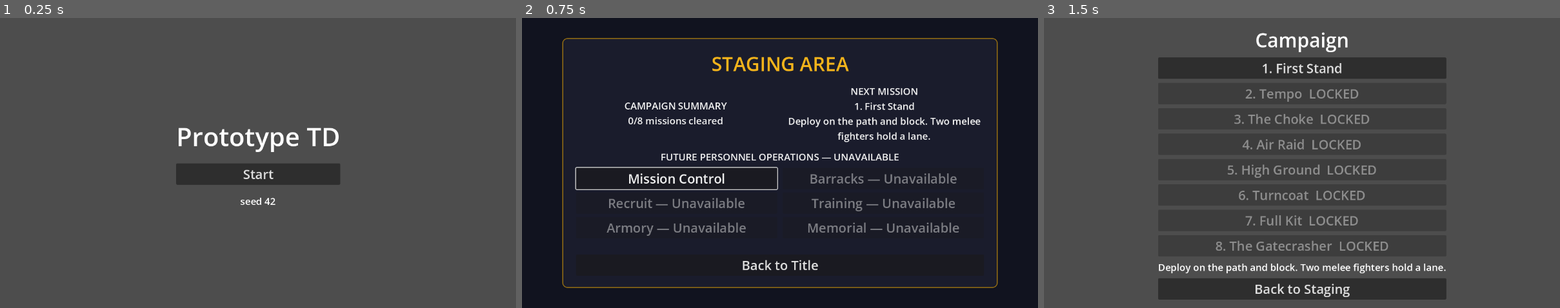
Above: before the commit, frames 1-3 (left to right).
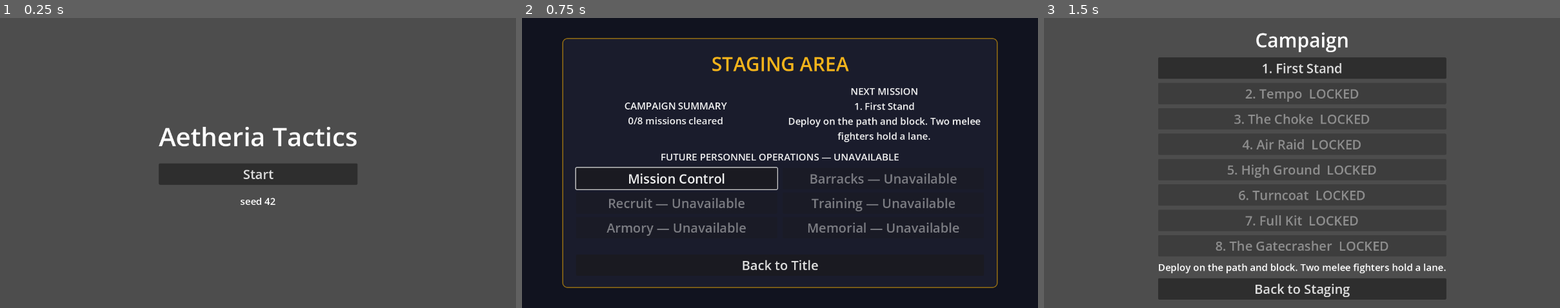
Above: after the commit, the same moments.

Repository: junnyboi/proto-td
Game: Godot game, scene res://scenes/title.tscn
Two runs of this game, one before a commit and one after it. Both use one fixed random seed, a clock stepped at 60 frames per second and the inputs below.
Inputs:
- Up to frame 1 (0.25 s): no input
- Up to frame 2 (0.75 s): click "Start" at 0.5 s
- Up to frame 3 (1.5 s): click "Mission Control" at 1.25 s

The runs differ from the first frame. In frame 1, 1.7% of the frame differs, in the area x 30-70%, y 37-58%; in frame 2, nothing differs; in frame 3, nothing differs.

Commit message:
AGENT 2 - Rename game to Aetheria Tactics

Diff:
--- /dev/null
+++ b/autoloads/i18n.gd
@@ -0,0 +1,66 @@
+extends Node
+
+## TD-012 presentation-only localization seam. Locale and catalog data never enter
+## simulation, save, hash, replay, or telemetry state.
+
+signal locale_changed(locale_id: StringName)
+
+const DEFAULT_LOCALE := &"en-US"
+const CATALOG_PATH := "res://localization/en-US.json"
+
+var _locale := DEFAULT_LOCALE
+var _entries: Dictionary = {}
+
+
+func _ready() -> void:
+	var loaded := reload_catalog()
+	assert(loaded, "Aetheria Tactics en-US catalog must load")
+	TranslationServer.set_locale(String(DEFAULT_LOCALE))
+	DisplayServer.window_set_title(t(&"ui.game_title", "Aetheria Tactics"))
+
+
+func t(key: StringName, fallback: String) -> String:
+	var value: Variant = _entries.get(String(key), fallback)
+	if value is String and not String(value).is_empty():
+		return String(value)
+	return fallback
+
+
+func locale() -> StringName:
+	return _locale
+
+
+func supported_locales() -> PackedStringArray:
+	return PackedStringArray([String(DEFAULT_LOCALE)])
+
+
+func set_locale(locale_id: StringName) -> bool:
+	if locale_id != DEFAULT_LOCALE:
+		return false
+	if _locale == locale_id:
+		return true
+	_locale = locale_id
+	TranslationServer.set_locale(String(locale_id))
+	locale_changed.emit(locale_id)
+	return true
+
+
+func reload_catalog() -> bool:
+	var file := FileAccess.open(CATALOG_PATH, FileAccess.READ)
+	if file == null:
+		_entries = {}
+		return false
+	var parsed: Variant = JSON.parse_string(file.get_as_text())
+	if not parsed is Dictionary:
+		_entries = {}
+		return false
+	var catalog := parsed as Dictionary
+	if String(catalog.get("locale", "")) != String(DEFAULT_LOCALE):
+		_entries = {}
+		return false
+	var raw_entries: Variant = catalog.get("entries", {})
+	if not raw_entries is Dictionary:
+		_entries = {}
+		return false
+	_entries = (raw_entries as Dictionary).duplicate(true)
+	return true
--- /dev/null
+++ b/localization/en-US.json
@@ -0,0 +1,6 @@
+{
+  "locale": "en-US",
+  "entries": {
+    "ui.game_title": "Aetheria Tactics"
+  }
+}
--- a/project.godot
+++ b/project.godot
@@ -10,13 +10,14 @@
 
 [application]
 
-config/name="Prototype TD"
+config/name="Aetheria Tactics"
 run/main_scene="res://scenes/title.tscn"
 config/features=PackedStringArray("4.7", "Forward Plus")
 config/icon="res://icon.svg"
 
 [autoload]
 
+I18n="*res://autoloads/i18n.gd"
 Telemetry="*res://autoloads/telemetry.gd"
 PlaytestRunner="*res://autoloads/playtest_runner.gd"
 Game="*res://autoloads/game.gd"
--- a/scripts/ui/title.gd
+++ b/scripts/ui/title.gd
@@ -1,6 +1,6 @@
 extends Control
 
-## Prototype entry screen. The campaign is the only player-facing game flow;
+## Aetheria Tactics entry screen. The campaign is the only player-facing game flow;
 ## direct battle startup remains a harness/debug seam, never a title action.
 
 const FONT_SIZE_TITLE := 64
@@ -20,7 +20,7 @@
 
 	var label := Label.new()
 	label.name = "TitleLabel"
-	label.text = "Prototype TD"
+	label.text = I18n.t(&"ui.game_title", "Aetheria Tactics")
 	label.add_theme_font_size_override("font_size", FONT_SIZE_TITLE)
 	label.horizontal_alignment = HORIZONTAL_ALIGNMENT_CENTER
 	vbox.add_child(label)
--- a/selftest/scenarios/boot.gd
+++ b/selftest/scenarios/boot.gd
@@ -16,10 +16,28 @@
 	var title := h.scene as Control
 	h.check("title scene is a Control", title != null)
 	var label := title.find_child("TitleLabel", true, false) as Label
+	var i18n := h.autoload("I18n")
 	h.check(
-		"title label present + non-empty",
-		label != null and not label.text.is_empty(),
+		"title label is Aetheria Tactics",
+		label != null and label.text == "Aetheria Tactics",
 		"text=%s" % (label.text if label != null else "<missing>"),
+	)
+	h.check(
+		"title matches localized ui.game_title",
+		i18n != null and label != null
+			and label.text == str(i18n.call("t", &"ui.game_title", "Aetheria Tactics")),
+	)
+	h.check(
+		"project metadata is Aetheria Tactics",
+		str(ProjectSettings.get_setting("application/config/name", "")) == "Aetheria Tactics",
+	)
+	var title_rect := title.get_global_rect()
+	var label_rect := label.get_global_rect() if label != null else Rect2()
+	h.check(
+		"title label is fully inside the usable viewport",
+		label != null and title_rect.encloses(label_rect) and label_rect.size.x > 0.0
+			and label_rect.size.y > 0.0,
+		"title=%s label=%s" % [title_rect, label_rect],
 	)
 	var button := title.find_child("StartButton", true, false) as Button
 	var rect := button.get_global_rect() if button != null else Rect2()
--- /dev/null
+++ b/test/test_i18n.gd
@@ -0,0 +1,46 @@
+extends GutTest
+
+const I18nScript := preload("res://autoloads/i18n.gd")
+const TITLE_KEY := &"ui.game_title"
+const TITLE_FALLBACK := "Aetheria Tactics"
+
+
+func test_en_us_catalog_resolves_exact_product_title() -> void:
+	var i18n := I18nScript.new()
+	assert_true(i18n.reload_catalog())
+	assert_eq(i18n.t(TITLE_KEY, TITLE_FALLBACK), TITLE_FALLBACK)
+	assert_eq(i18n.supported_locales(), PackedStringArray(["en-US"]))
+	assert_eq(i18n.locale(), &"en-US")
+
+
+func test_missing_or_blank_key_returns_exact_english_fallback() -> void:
+	var i18n := I18nScript.new()
+	assert_true(i18n.reload_catalog())
+	assert_eq(i18n.t(&"missing.key", "Fallback"), "Fallback")
+	assert_eq(i18n.t(&"missing.blank", ""), "")
+
+
+func test_unsupported_locale_rejects_without_state_change() -> void:
+	var i18n := I18nScript.new()
+	assert_true(i18n.reload_catalog())
+	assert_false(i18n.set_locale(&"fr-FR"))
+	assert_eq(i18n.locale(), &"en-US")
+	assert_true(i18n.set_locale(&"en-US"))
+
+
+func test_catalog_has_exact_key_set_and_nonblank_values() -> void:
+	var text := FileAccess.get_file_as_string("res://localization/en-US.json")
+	var parsed: Variant = JSON.parse_string(text)
+	assert_true(parsed is Dictionary)
+	var catalog := parsed as Dictionary
+	var entries := catalog.get("entries", {}) as Dictionary
+	assert_eq(entries.keys(), ["ui.game_title"])
+	assert_eq(entries["ui.game_title"], TITLE_FALLBACK)
+
+
+func test_project_and_title_source_use_canonical_identity_seam() -> void:
+	var project_name := str(ProjectSettings.get_setting("application/config/name", ""))
+	assert_eq(project_name, TITLE_FALLBACK)
+	var source := FileAccess.get_file_as_string("res://scripts/ui/title.gd")
+	assert_true(source.contains('I18n.t(&"ui.game_title", "Aetheria Tactics")'))
+	assert_false(source.contains('label.text = "Prototype TD"'))
Not shown, added: autoloads/i18n.gd.uid
Not shown, added: test/test_i18n.gd.uid
Not shown, changed: CLAUDE.md
Not shown, changed: FINAL_REPORT.md
Not shown, changed: PLAYTEST.md
Not shown, changed: assets/music/README.md
Not shown, changed: docs/README.md
Not shown, added: localization/README.md
